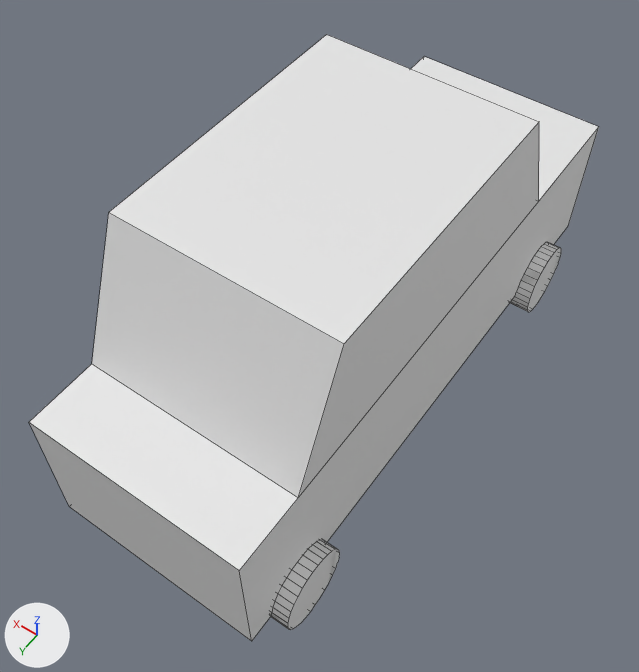
What one commit did to the Blender file BlenderModels/Vehicle/CadillacCarSolo.blend.
The view is the same before and after, from a 50 mm camera at (-2.92, 4.6, 6.48) aimed at (-0.01, 0.53, 0.07). The lights are fixed; the arrows at lower left show +X, +Y and +Z. The picture after the commit comes second. Mesh edges are drawn as thin lines on the coarser meshes.
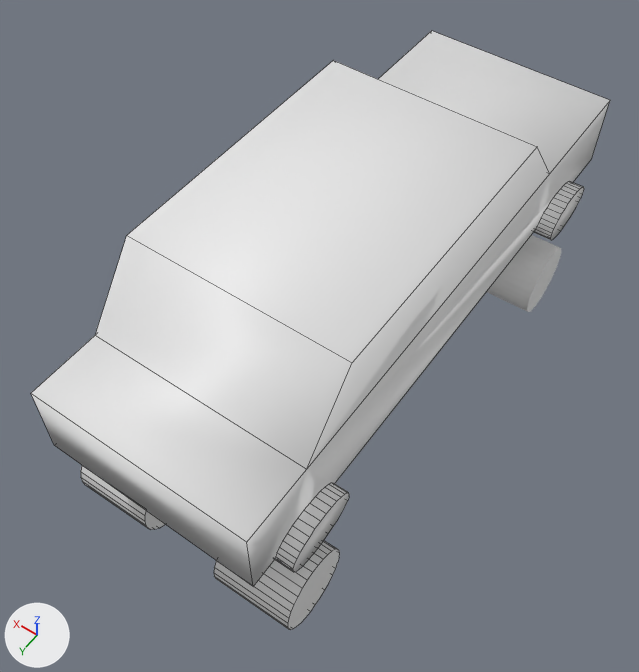
Scene script edits in JSON lines:
```json
{"op": "add", "block": "me_cube_001_1", "code": ["me_cube_001_1 = bpy.data.meshes.new('Cube.001')", "me_cube_001_1.from_pydata(...)  # 288 vertices, 148 faces; spans x -1.19..1.15, y -3.01..2.8, z 0.0..3.06", "me_cube_001_1.polygons.foreach_set('use_smooth', [True] * 148)"]}
{"op": "remove", "block": "ob_cube", "code": ["ob_cube = bpy.data.objects.new('Cube', me_cube_001)", "ob_cube.location = (-0.02, 0.12, -1.09)", "ob_cube.scale = (1.48, 4.15, 1.0)"]}
{"op": "add", "block": "ob_cadillaccarsolo", "code": ["ob_cadillaccarsolo = bpy.data.objects.new('CadillacCarSolo', me_cube_001_1)", "ob_cadillaccarsolo.location = (0.0, 0.0, 0.0)", "ob_cadillaccarsolo.scale = (1.0, 1.0, 0.537)"]}
```

Boxes [x1, y1, x2, y2] around the edits, measured in the pictures (639 x 672 px):
```json
{"object": "Cube", "change": "deleted", "before": [29, 35, 599, 641]}
{"object": "CadillacCarSolo", "change": "added", "after": [31, 31, 610, 587]}
{"object": "Cylinder.003", "change": "unchanged, uncovered by the edit", "before": [271, 549, 340, 629], "after": [214, 541, 340, 630]}
{"object": "Cylinder.002", "change": "unchanged, uncovered by the edit", "before": [510, 254, 561, 312], "after": [487, 235, 561, 312]}
```
